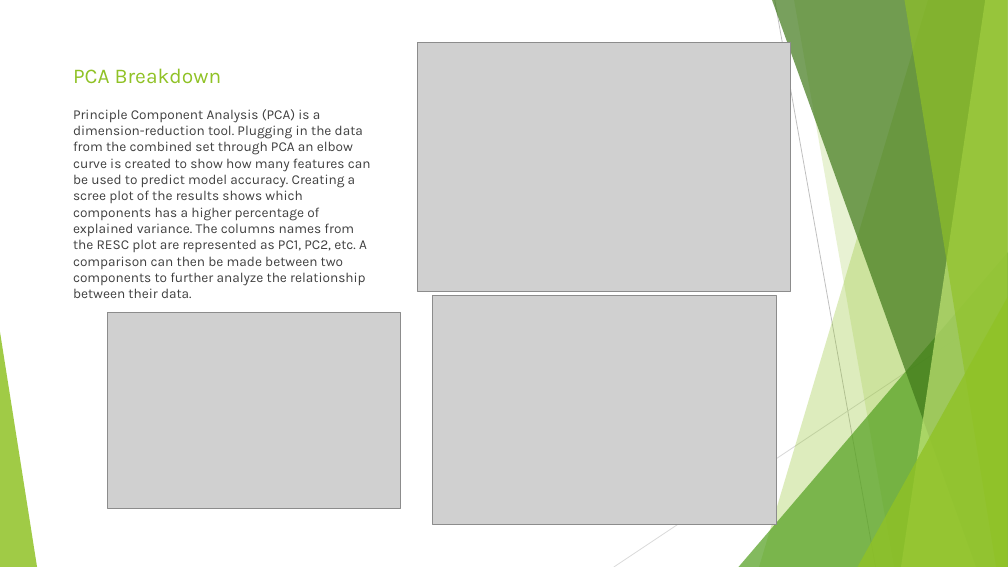
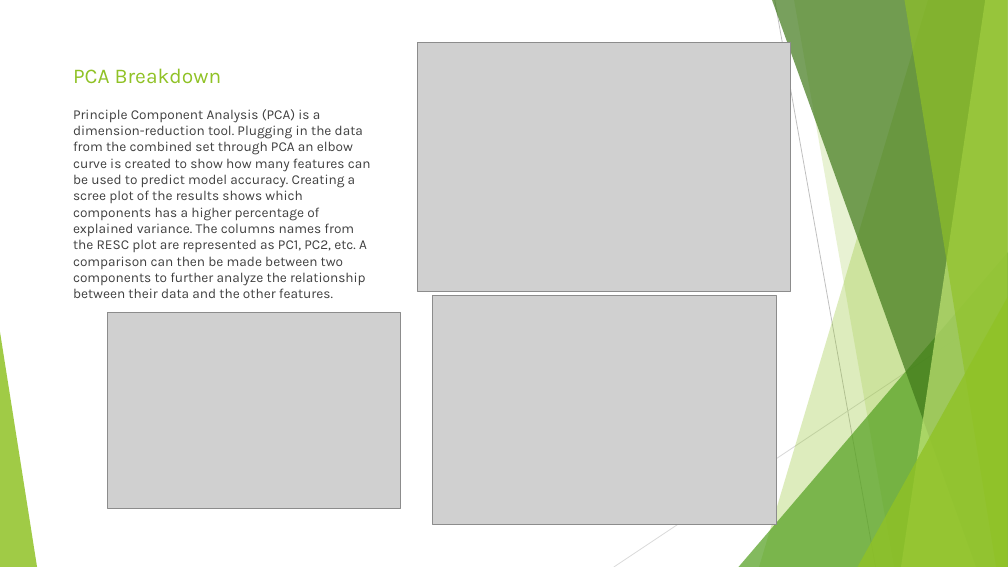
Before and after one commit to sigmanudude/ResidentialEnergyPrediction, a slide deck: slide 4 of PresentationSlide.pptx. Drawn at 1008x567 pixels with LibreOffice and Linux fonts; fonts in the diff are those of the drawing; grey boxes stand for pictures. Boxes give left, top, right and bottom in pixels: in the first picture for what was removed or moved away, otherwise in the second. Text is boxed around its words. In the diff, an @@ line names an element or a change of style, - is before the commit and + after.

```diff
--- a/PresentationSlide.pptx
+++ b/PresentationSlide.pptx
@@ text at bbox=[73, 109, 371, 298]: text changed @@
-Principle Component Analysis (PCA) is a dimension-reduction tool. Plugging in the data from the combined set through PCA an elbow curve is created to show how many features can be used to predict model accuracy. Creating a scree plot of the results shows which components has a higher percentage of explained variance. The columns names from the RESC plot are represented as PC1, PC2, etc. A comparison can then be made between two components to further analyze the relationship between their data.
+Principle Component Analysis (PCA) is a dimension-reduction tool. Plugging in the data from the combined set through PCA an elbow curve is created to show how many features can be used to predict model accuracy. Creating a scree plot of the results shows which components has a higher percentage of explained variance. The columns names from the RESC plot are represented as PC1, PC2, etc. A comparison can then be made between two components to further analyze the relationship between their data and the other features.
```
Also in this commit, not shown: 1 other slide changed, 1 slide added, 1 slide removed, 5 other files.
